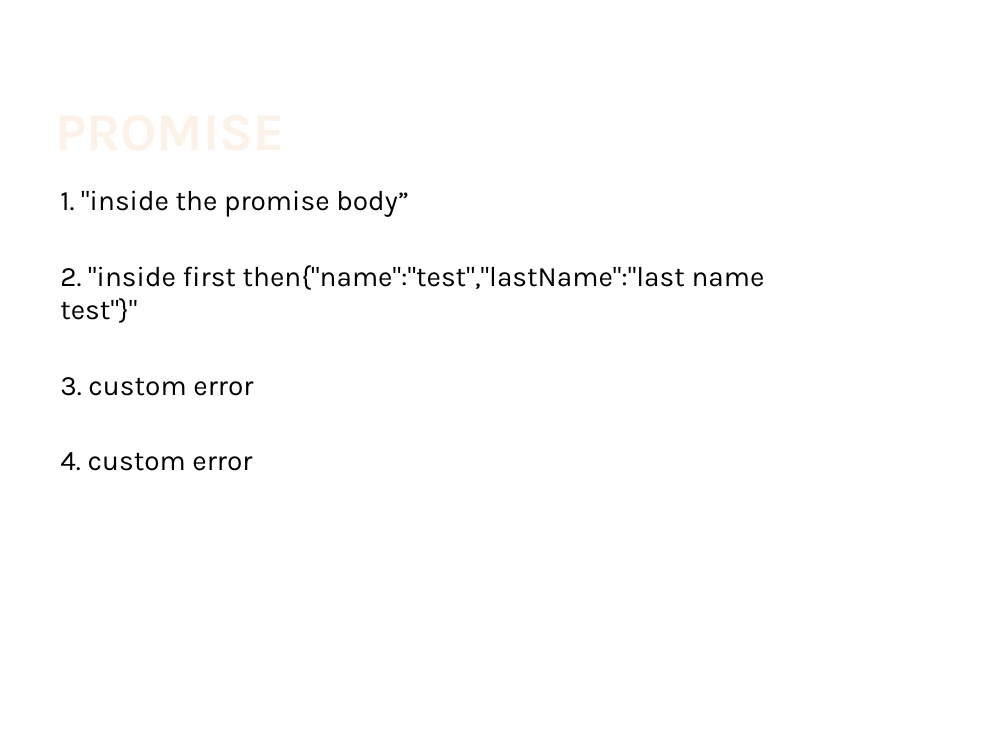
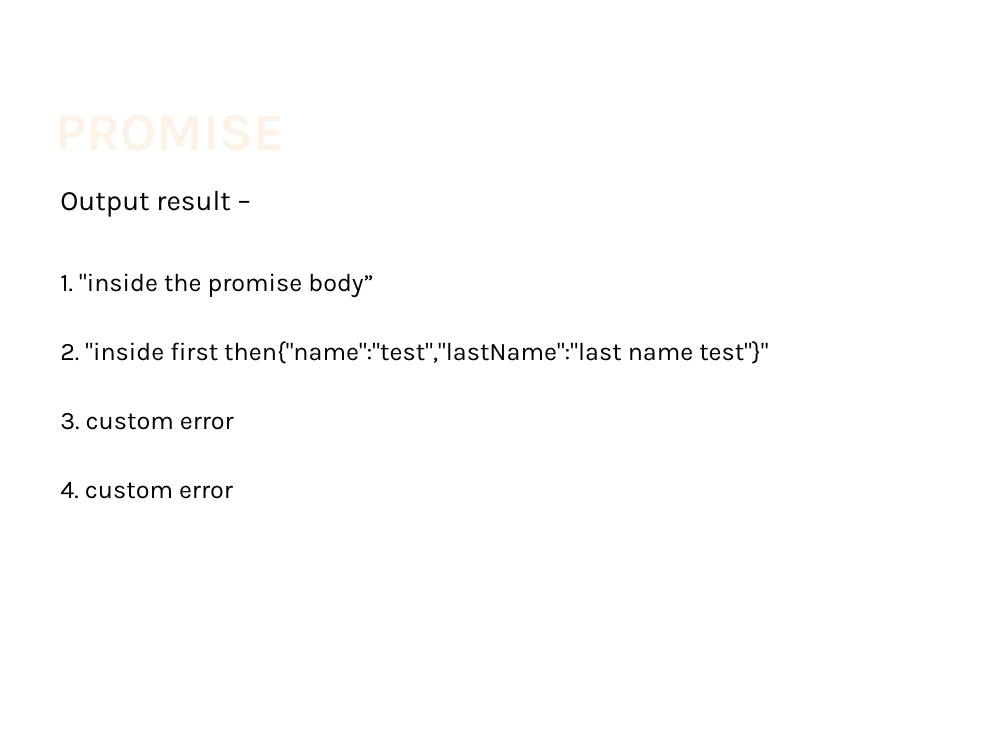
Before and after one commit to IsraelZablianov/TypeScript-Course, a slide deck: slide 55 of Advanced Es6 & TypeScript.pptx (slide 52 before the commit). Drawn at 1008x756 pixels with LibreOffice and Linux fonts; fonts in the diff are those of the drawing; background and template pictures are left out. Boxes give left, top, right and bottom in pixels: in the first picture for what was removed or moved away, otherwise in the second. Text is boxed around its words. In the diff, an @@ line names an element or a change of style, - is before the commit and + after.

```diff
--- a/Advanced Es6 & TypeScript.pptx
+++ b/Advanced Es6 & TypeScript.pptx
@@ text at <box>60,191,231,217</box>: paragraph added @@
+Output result –
@@ text at <box>60,273,768,499</box>: size 20 to 18 pt in "1. "inside the promise body”", "2. "inside first then{"name":"test","lastName":"last name te ...", "3. custom error", "4. custom error" @@
```
Also in this commit, not shown: 13 other slides changed, 3 slides added.
